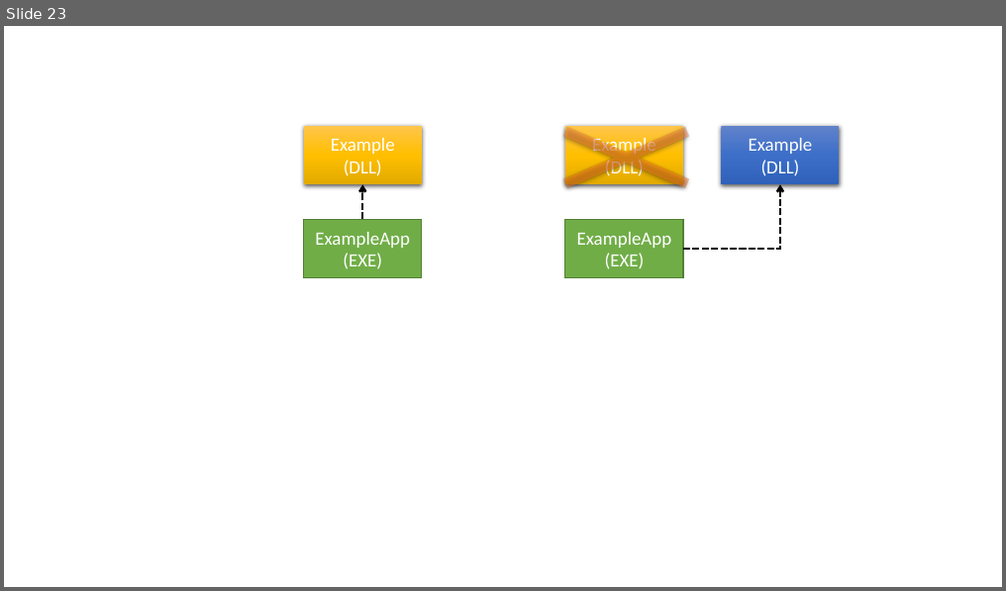
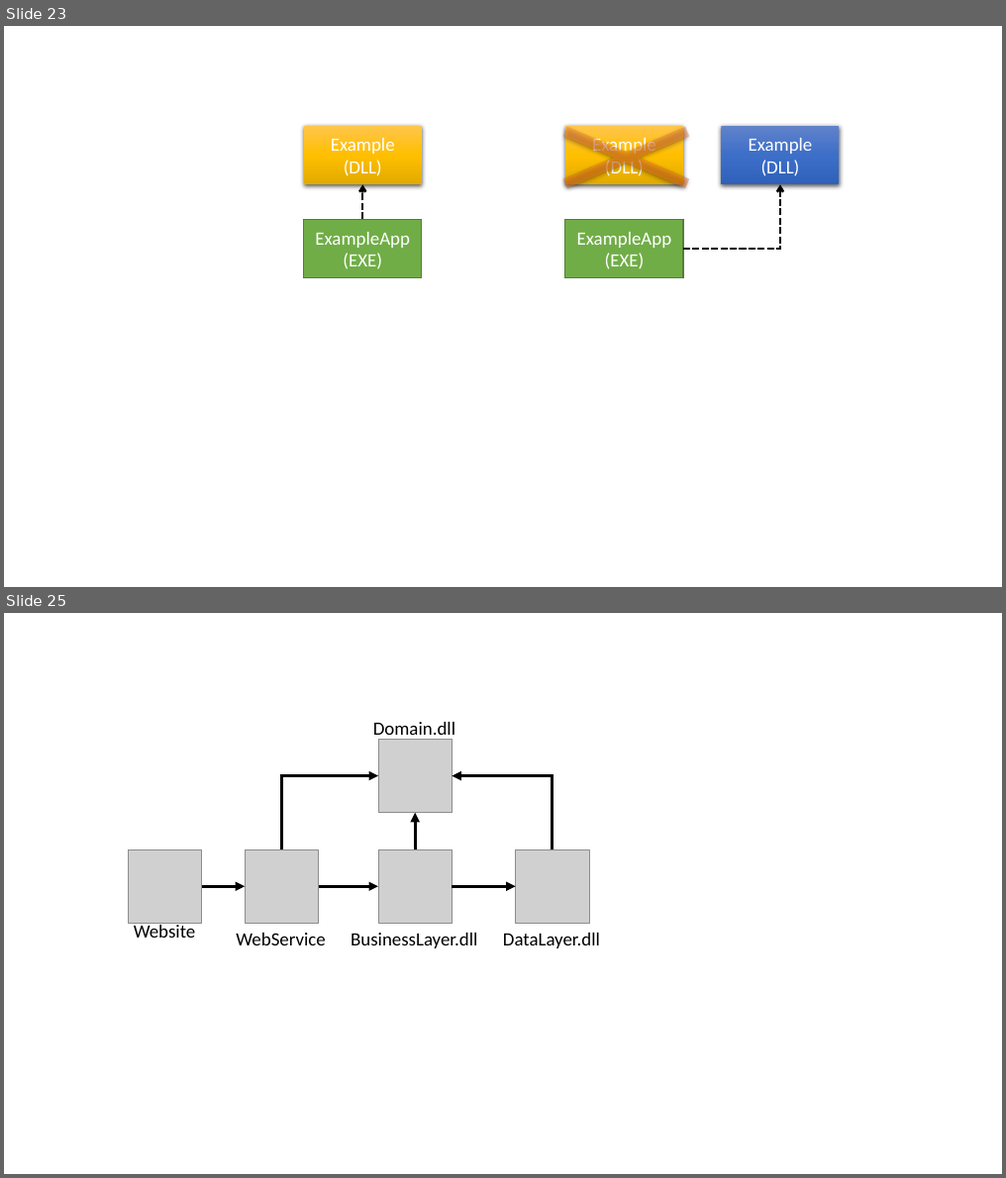
Before and after one commit to johnwu1114/blog-johnwu-cc, a slide deck: source/_assets/Blog動畫.pptx. Shown one above the other, each under a label of ours: slide 23 before the commit, slides 23 and 25 after it; the slides between them are not shown. The pictures are 1006x591 and 1006x1178 pixels, drawn with LibreOffice and Linux fonts; fonts in the diff are those of the drawing; grey boxes stand for pictures. Boxes give left, top, right and bottom in pixels: in the first picture for what was removed or moved away, otherwise in the second. Text is boxed around its words. In the diff, an @@ line names an element or a change of style, - is before the commit and + after.

```diff
--- a/source/_assets/Blog動畫.pptx
+++ b/source/_assets/Blog動畫.pptx
@@ slide 25 added at (x1=4, y1=613, x2=1002, y2=1174), background #FFFFFF @@
@@ text added at (x1=373, y1=722, x2=455, y2=740), 18 pt, text #000000 @@
+Domain.dll
@@ picture added at (x1=378, y1=740, x2=451, y2=813) @@
@@ elbow arrow added from (282, 850) to (378, 776), #000000 3 pt @@
@@ elbow arrow added from (552, 850) to (451, 776), #000000 3 pt @@
@@ arrow added from (415, 850) to (415, 813), #000000 3 pt @@
@@ picture added at (x1=129, y1=850, x2=202, y2=923) @@
@@ picture added at (x1=245, y1=850, x2=319, y2=923) @@
@@ picture added at (x1=378, y1=850, x2=451, y2=923) @@
@@ picture added at (x1=515, y1=850, x2=589, y2=923) @@
@@ arrow added from (202, 886) to (245, 886), #000000 3 pt @@
@@ arrow added from (319, 886) to (378, 886), #000000 3 pt @@
@@ arrow added from (451, 886) to (515, 886), #000000 3 pt @@
@@ text added at (x1=134, y1=922, x2=196, y2=938), 18 pt, text #000000 @@
+Website
@@ text added at (x1=236, y1=933, x2=325, y2=946), 18 pt, text #000000 @@
+WebService
@@ text added at (x1=350, y1=933, x2=477, y2=949), 18 pt, text #000000 @@
+BusinessLayer.dll
@@ text added at (x1=503, y1=933, x2=600, y2=949), 18 pt, text #000000 @@
+DataLayer.dll
```
Also in this commit, not shown: 1 slide changed, 5 other files.
